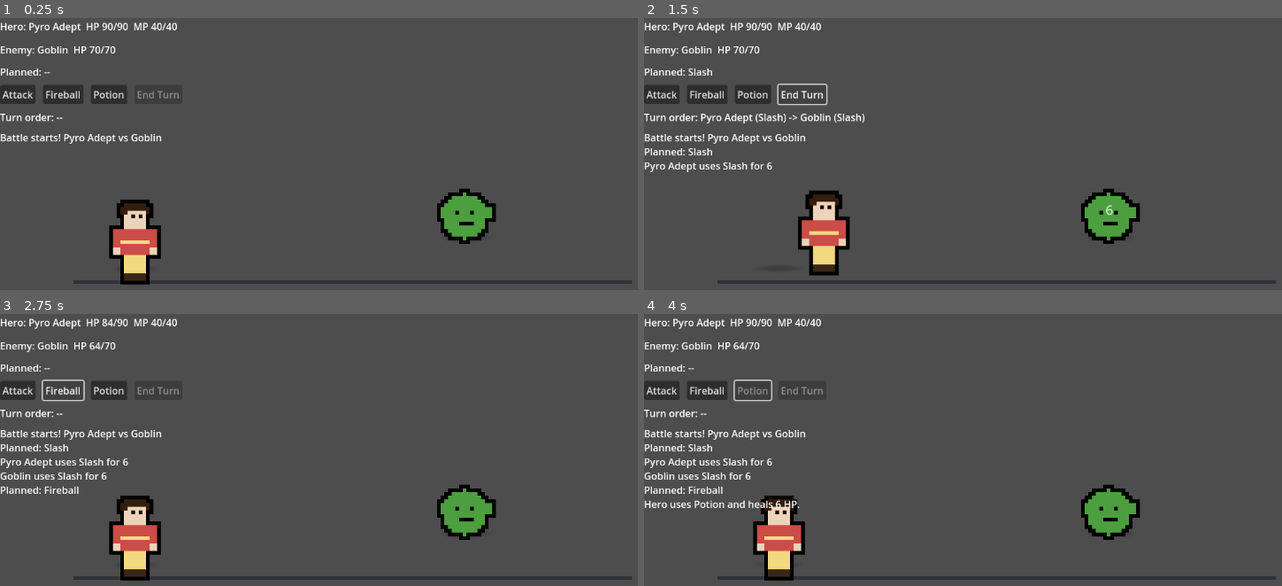
Above: before the commit, frames 1-4 (two rows, left to right).
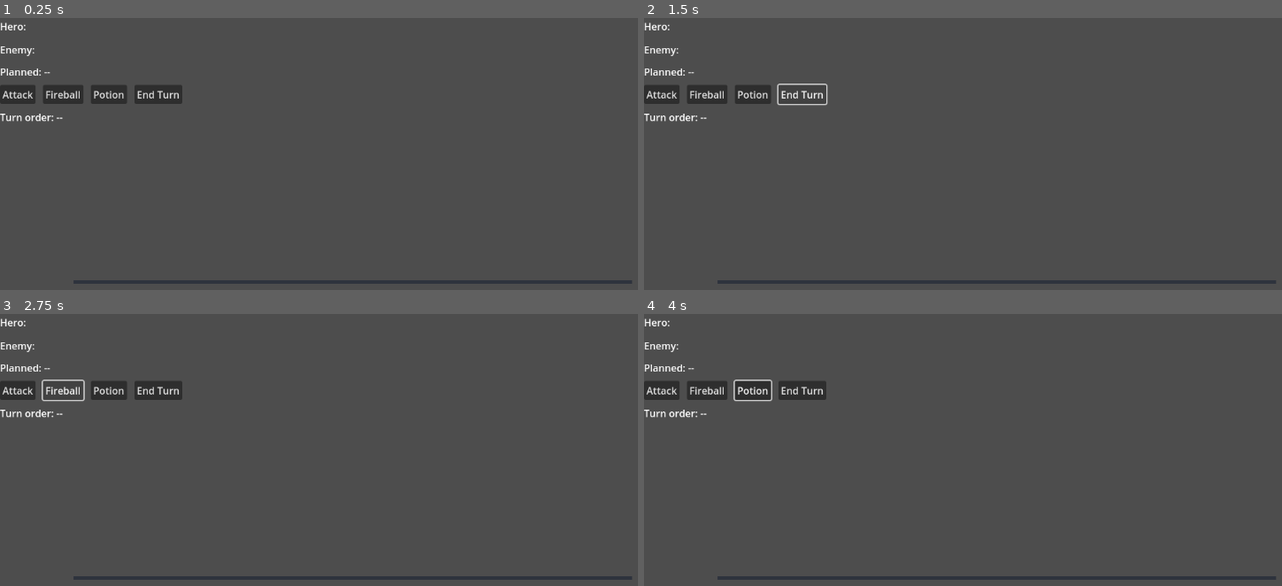
Above: after the commit, the same moments.

Repository: badnewsgoonies-dot/golden
Game: Godot game, scene res://scenes/Main.tscn
Same seed, same stepped clock (60 frames per second), same inputs: the game is played once before the commit and once after it.
Inputs (mouse positions are in pixels of both pictures, inside the frame that each line leads up to):
- Up to frame 1 (0.25 s): no input
- Up to frame 2 (1.5 s): click "Attack" at 0.5 s; click "End Turn" at 1.25 s
- Up to frame 3 (2.75 s): click "Fireball" at 2 s
- Up to frame 4 (4 s): click "Potion" at 2.75 s; tap Enter at 3.5 s; move the mouse to (1154, 493) at 3.52 s; hold Up from 3.53 s (still down); tap 1 at 3.6 s; click (1154, 493) at 3.67 s

The runs differ from the first frame. In frame 1, 4.3% of the frame differs, in the area x 0-78%, y 1-99%; in frame 2, 5.1%; in frame 3, 5.1%; in frame 4, 5.4%.
Error after the commit: Parse Error: Could not preload resource script "res://scripts/AnimatedFrames.gd". (res://scenes/BattleScene.gd:9)

Commit message:
Add AnimatedFrames for character sprites and portraits
Introduces the AnimatedFrames.gd script to support animated character sprites in battle scenes, replacing static Sprite2D nodes where possible. Updates BattleScene.gd and Battle.gd to use AnimatedFrames for both heroes and enemies, adds logic to display character portraits in the UI, and ensures fallback to static sprites if animation frames are missing. Also updates UI and overlay code to support these changes.

Diff:
--- a/scenes/BattleScene.gd
+++ b/scenes/BattleScene.gd
@@ -6,6 +6,18 @@
 const TurnEngine := preload("res://battle/TurnEngine.gd")
 const SpriteFactory := preload("res://art/SpriteFactory.gd")
 const DAMAGE_POPUP := preload("res://ui/DamagePopup.tscn")
+const AnimatedFrames := preload("res://scripts/AnimatedFrames.gd")
+
+const CHARACTER_ART := {
+	"Pyro Adept": "adept",
+	"Gale Rogue": "rogue",
+	"Sunlit Cleric": "cleric",
+	"Cleric": "cleric",
+	"Iron Guard": "guard",
+	"Guard": "guard",
+	"Goblin": "goblin",
+	"Slime": "slime"
+}
 
 @export var keyboard_end_turn_enabled: bool = true
 
@@ -59,13 +71,11 @@
 	turn_engine = TurnEngine.new()
 	add_child(turn_engine)
 
-	hero_sprite.texture = SpriteFactory.make_humanoid("adept", 6)
-	hero_sprite.centered = true
-	hero_sprite.z_index = 1
-	enemy_sprite.texture = SpriteFactory.make_monster("goblin", 6)
-	enemy_sprite.centered = true
+	var hero_folder := CHARACTER_ART.get(hero.name, hero.name.to_lower().replace(" ", "_"))
+	hero_sprite = _swap_for_animated_sprite(hero_sprite, hero_folder, true)
+	var enemy_folder := CHARACTER_ART.get(enemy.name, enemy.name.to_lower().replace(" ", "_"))
+	enemy_sprite = _swap_for_animated_sprite(enemy_sprite, enemy_folder, false)
 	enemy_sprite.flip_h = true
-	enemy_sprite.z_index = 1
 
 	hero_shadow.texture = SpriteFactory.make_shadow(64, 18)
 	hero_shadow.centered = true
@@ -80,6 +90,9 @@
 	enemy_origin = enemy_sprite.position
 	hero_shadow_base = hero_shadow.scale
 	enemy_shadow_base = enemy_shadow.scale
+
+	_set_portrait($UI/HUD/VBox/HeroRow, hero.name)
+	_set_portrait($UI/HUD/VBox/EnemyRow, enemy.name)
 
 	_update_sprites()
 	_refresh_plan_label()
@@ -221,6 +234,8 @@
 			var crit := bool(result.get("crit", false))
 			play_sfx("crit" if crit else "hit")
 			spawn_damage_popup(target_sprite, damage, crit, false)
+			if target_sprite is AnimatedFrames:
+				(target_sprite as AnimatedFrames).play_hit()
 		else:
 			play_sfx("miss")
 			spawn_damage_popup(target_sprite, 0, false, true)
@@ -288,6 +303,8 @@
 		enemy.stats.get("HP", 0),
 		enemy.max_stats.get("HP", 0)
 	]
+	_set_portrait($UI/HUD/VBox/HeroRow, hero.name)
+	_set_portrait($UI/HUD/VBox/EnemyRow, enemy.name)
 	_update_sprites()
 	refresh_status_hud()
 	_refresh_plan_label()
@@ -385,6 +402,47 @@
 	hero_sprite.position = hero_origin
 	enemy_sprite.position = enemy_origin
 
+func _swap_for_animated_sprite(old_sprite: Sprite2D, character: String, facing_back: bool) -> Sprite2D:
+	if old_sprite == null:
+		return old_sprite
+	var parent := old_sprite.get_parent()
+	var idx := parent.get_children().find(old_sprite) if parent != null else -1
+	var animated := AnimatedFrames.new()
+	animated.centered = old_sprite.centered
+	animated.scale = old_sprite.scale
+	animated.z_index = old_sprite.z_index
+	animated.flip_h = old_sprite.flip_h
+	animated.character = character
+	animated.facing_back = facing_back
+	if parent != null:
+		parent.add_child(animated)
+		if idx >= 0:
+			parent.move_child(animated, idx)
+	animated.position = old_sprite.position
+	animated.scale = old_sprite.scale
+	old_sprite.queue_free()
+	return animated
+
+func _set_portrait(row: HBoxContainer, unit_name: String) -> void:
+	if row == null:
+		return
+	var existing := row.get_node_or_null("Portrait")
+	if existing != null:
+		existing.queue_free()
+	var art_key := CHARACTER_ART.get(unit_name, unit_name.to_lower().replace(" ", "_"))
+	var path := "res://art/portraits/%s_portrait_96.png" % art_key
+	var tex: Texture2D = load(path)
+	if tex == null:
+		return
+	var portrait := TextureRect.new()
+	portrait.name = "Portrait"
+	portrait.texture = tex
+	portrait.custom_minimum_size = Vector2(48, 48)
+	portrait.stretch_mode = TextureRect.STRETCH_KEEP_ASPECT_CENTERED
+	portrait.mouse_filter = Control.MOUSE_FILTER_IGNORE
+	row.add_child(portrait)
+	row.move_child(portrait, 0)
+
 func _sprite_for_unit(unit: Unit) -> Sprite2D:
 	if unit == hero:
 		return hero_sprite
--- /dev/null
+++ b/scripts/AnimatedFrames.gd
@@ -0,0 +1,94 @@
+extends AnimatedSprite2D
+
+@export var character: String = "adept"
+@export var facing_back: bool = true
+
+const ANIMS := {
+	"idle_f": 3,
+	"idle_b": 3,
+	"hit_f": 3,
+	"hit_b": 3,
+}
+
+var _has_frames: bool = false
+const PLACEHOLDER_ANIM := "placeholder"
+
+func _ready() -> void:
+	_build_frames()
+	_apply_orientation()
+
+func _build_frames() -> void:
+	var frames := SpriteFrames.new()
+	var total_frames := 0
+	for anim_name in ANIMS.keys():
+		var textures: Array[Texture2D] = []
+		for i in range(ANIMS[anim_name]):
+			var path := "res://art/battlers/%s/%s/%s_%s_%d.png" % [character, anim_name, character, anim_name, i]
+			var tex: Texture2D = load(path)
+			if tex is Texture2D:
+				textures.append(tex)
+		if textures.is_empty():
+			continue
+		frames.add_animation(anim_name)
+		frames.set_animation_loop(anim_name, anim_name.begins_with("idle"))
+		frames.set_animation_speed(anim_name, anim_name.begins_with("idle") ? 8.0 : 12.0)
+		for tex in textures:
+			frames.add_frame(anim_name, tex)
+			total_frames += 1
+
+	if total_frames == 0:
+		# Fallback: simple colored quad so the game still runs even if art is missing.
+		var placeholder := SpriteFrames.new()
+		placeholder.add_animation(PLACEHOLDER_ANIM)
+		placeholder.set_animation_loop(PLACEHOLDER_ANIM, true)
+		placeholder.set_animation_speed(PLACEHOLDER_ANIM, 1.0)
+		placeholder.add_frame(PLACEHOLDER_ANIM, _make_placeholder_texture())
+		sprite_frames = placeholder
+		_has_frames = false
+		play(PLACEHOLDER_ANIM)
+		return
+
+	sprite_frames = frames
+	_has_frames = true
+
+func _make_placeholder_texture() -> Texture2D:
+	var img := Image.create(48, 64, false, Image.FORMAT_RGBA8)
+	img.fill(Color(0.2, 0.2, 0.25, 1.0))
+	for y in range(8):
+		for x in range(48):
+			img.set_pixel(x, y, Color(0.7, 0.7, 0.8, 1.0))
+	return ImageTexture.create_from_image(img)
+
+func _apply_orientation() -> void:
+	if not sprite_frames:
+		return
+	var anim := facing_back ? "idle_b" : "idle_f"
+	if not has_frames():
+		play(PLACEHOLDER_ANIM)
+		return
+	if sprite_frames.has_animation(anim) and sprite_frames.get_frame_count(anim) > 0:
+		play(anim)
+	else:
+		# fallback to whatever animation exists
+		var names := sprite_frames.get_animation_names()
+		if names.size() > 0:
+			play(names[0])
+
+func has_frames() -> bool:
+	return _has_frames
+
+func set_facing_back(value: bool) -> void:
+	facing_back = value
+	_apply_orientation()
+
+func play_hit() -> void:
+	if not has_frames():
+		return
+	var anim := facing_back ? "hit_b" : "hit_f"
+	if sprite_frames.has_animation(anim) and sprite_frames.get_frame_count(anim) > 0:
+		play(anim)
+		var idle_anim := facing_back ? "idle_b" : "idle_f"
+		var tree := get_tree()
+		if tree:
+			await tree.create_timer(0.25).timeout
+			play(idle_anim)
--- a/scripts/Battle.gd
+++ b/scripts/Battle.gd
@@ -61,6 +61,7 @@
 @onready var cmd_layer: CanvasLayer = CanvasLayer.new()
 const SpriteFactory := preload("res://art/SpriteFactory.gd")
 const SpriteAnimator := preload("res://fx/SpriteAnimator.gd")
+const AnimatedFrames := preload("res://scripts/AnimatedFrames.gd")
 
 @onready var cmd: CommandMenu = CommandMenu.new()
 
@@ -1353,10 +1354,14 @@
 	mat.shader = shader
 	return mat
 
-func _jab(sprite: Sprite2D, dir: int) -> void:
+func _jab(sprite: CanvasItem, dir: int) -> void:
+	if sprite == null:
+		return
 	# Nudge the zero-based pivot if available; fallback to sprite
-	var target: Node2D = sprite
-	var parent := sprite.get_parent()
+	var target: Node2D = sprite as Node2D
+	if target == null:
+		return
+	var parent := target.get_parent()
 	if parent != null and parent is Node2D:
 		target = parent as Node2D
 	var t := create_tween()
@@ -1417,8 +1422,8 @@
 			return Color(0.9, 0.9, 1.0, 1.0)
 
 func _cast_orb_from_to(caster: Dictionary, target: Dictionary, tint: Color, facing: int) -> void:
-	var s_from: Sprite2D = caster.get("sprite", null)
-	var s_to: Sprite2D = target.get("sprite", null)
+	var s_from := caster.get("sprite", null) as Node2D
+	var s_to := target.get("sprite", null) as Node2D
 	if s_from == null or s_to == null:
 		return
 	var tex: Texture2D = _make_spell_orb_texture(18, tint)
@@ -1460,7 +1465,7 @@
 func _spawn_unit_sprite(u: Dictionary, pos: Vector2, facing: int) -> void:
 	var root: Node2D = u.get("root", null)
 	var pivot: Node2D = u.get("pivot", null)
-	var s: Sprite2D = u.get("sprite", null)
+	var s: CanvasItem = u.get("sprite", null)
 
 	# Build the Root→Pivot→Sprite (+Arm) structure if missing
 	if root == null or not is_instance_valid(root):
@@ -1477,27 +1482,44 @@
 		u["pivot"] = pivot
 
 		var kind: String = String(u.get("art", ""))
+		var character := ""
 		if kind.begins_with("hero:"):
-			var role: String = String(kind.split(":")[1])
-			var layers: Dictionary = SpriteFactory.make_humanoid_with_arm(role, 3)
-			s = Sprite2D.new()
-			s.texture = layers["body"]
-			pivot.add_child(s)
-			u["sprite"] = s
-			# Arm overlay as a child of the pivot (not the body)
-			var arm := Sprite2D.new()
-			arm.name = "Arm"
-			arm.centered = false
-			arm.texture = layers["arm"]
-			arm.position = layers["arm_pivot_local"]
-			pivot.add_child(arm)
-			u["arm"] = arm
+			character = String(kind.split(":")[1])
 		else:
-			s = Sprite2D.new()
-			var tex: Texture2D = SpriteFactory.make_monster(kind, 3) if kind != "" else SpriteFactory.make_humanoid("rogue", 3)
-			s.texture = tex
-			pivot.add_child(s)
-			u["sprite"] = s
+			character = kind
+
+		var animated: AnimatedFrames = AnimatedFrames.new()
+		animated.centered = false
+		animated.character = character
+		animated.set_facing_back(facing > 0)
+		pivot.add_child(animated)
+		u["sprite"] = animated
+
+		if not animated.has_frames():
+			pivot.remove_child(animated)
+			animated.queue_free()
+			var sprite := Sprite2D.new()
+			sprite.centered = false
+			if kind.begins_with("hero:"):
+				var role: String = String(kind.split(":")[1])
+				var layers: Dictionary = SpriteFactory.make_humanoid_with_arm(role, 3)
+				sprite.texture = layers.get("body")
+				pivot.add_child(sprite)
+				u["sprite"] = sprite
+				var arm := Sprite2D.new()
+				arm.name = "Arm"
+				arm.centered = false
+				arm.texture = layers.get("arm")
+				arm.position = layers.get("arm_pivot_local", Vector2.ZERO)
+				pivot.add_child(arm)
+				u["arm"] = arm
+			else:
+				var tex: Texture2D = SpriteFactory.make_monster(kind, 3) if kind != "" else SpriteFactory.make_humanoid("rogue", 3)
+				sprite.texture = tex
+				pivot.add_child(sprite)
+				u["sprite"] = sprite
+		else:
+			u.erase("arm")
 
 		var ap: AnimationPlayer = SpriteAnimator.attach_to_pivot(pivot, facing)
 		u["anim"] = ap
@@ -1521,6 +1543,11 @@
 			var ap2: AnimationPlayer = SpriteAnimator.attach_to_pivot(pivot, facing)
 			u["anim"] = ap2
 
+	if s is AnimatedFrames:
+		(s as AnimatedFrames).set_facing_back(facing > 0)
+
+	s = u.get("sprite", null)
+
 	if s != null and is_instance_valid(s):
 		s.z_index = 0
 
@@ -1545,7 +1572,7 @@
 		pivot.position = Vector2.ZERO
 		pivot.rotation = 0.0
 		pivot.scale = Vector2.ONE
-	var s: Sprite2D = u.get("sprite", null)
+	var s: CanvasItem = u.get("sprite", null)
 	if s != null and is_instance_valid(s):
 		s.modulate = Color(1,1,1,1)
 
@@ -1575,11 +1602,26 @@
 	lbl.size = Vector2(BAR_SIZE.x, 16)
 	root.add_child(lbl)
 
+	var stats_dict: Dictionary = u.get("stats", {})
+	var unit_name: String = String(stats_dict.get("name", "")).to_lower()
+	if unit_name != "":
+		var portrait_rect := TextureRect.new()
+		portrait_rect.name = "POR"
+		portrait_rect.size = Vector2(52, 52)
+		portrait_rect.position = Vector2(-60, -4)
+		portrait_rect.stretch_mode = TextureRect.STRETCH_KEEP_ASPECT_CENTERED
+		portrait_rect.z_index = -1
+		var portrait_path := "res://art/portraits/%s_portrait_96.png" % unit_name
+		var portrait_tex: Texture2D = load(portrait_path)
+		if portrait_tex is Texture2D:
+			portrait_rect.texture = portrait_tex
+			root.add_child(portrait_rect)
+
 	overlay.add_child(root)
 	u["hud"] = root
 
 func _update_unit_overlay(u: Dictionary) -> void:
-	var s: Sprite2D = u.get("sprite", null)
+	var s: CanvasItem = u.get("sprite", null)
 	var root: Node2D = u.get("root", null)
 	var hud: Control = u.get("hud", null)
 	if hud == null:
Not shown, added: scripts/AnimatedFrames.gd.uid
